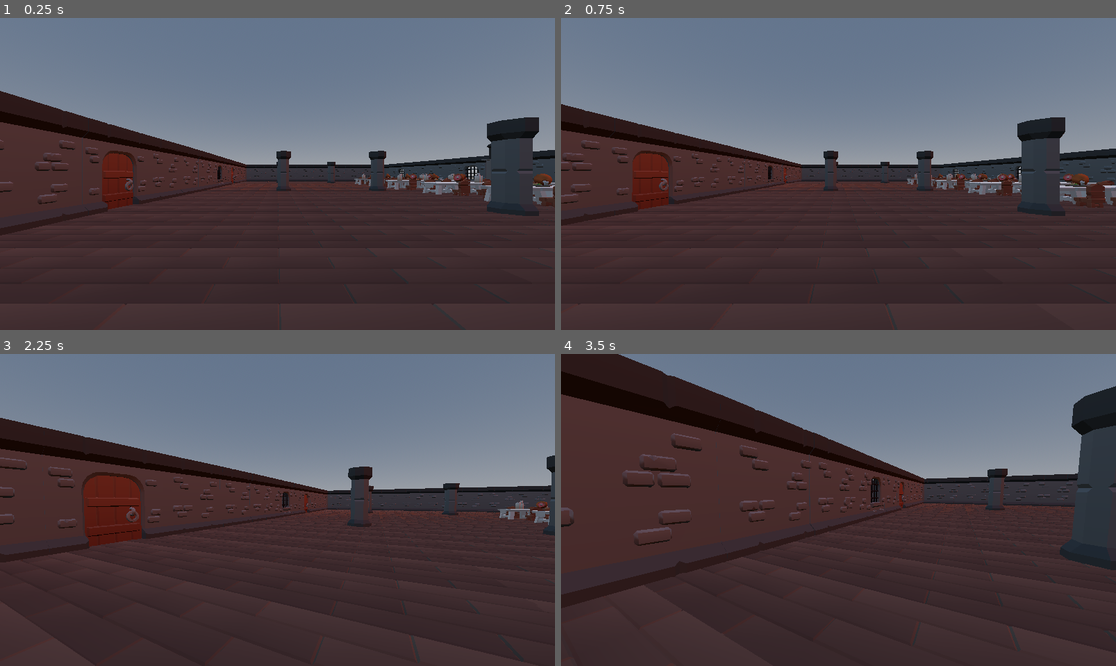
Above: before the commit, frames 1-4 (two rows, left to right).
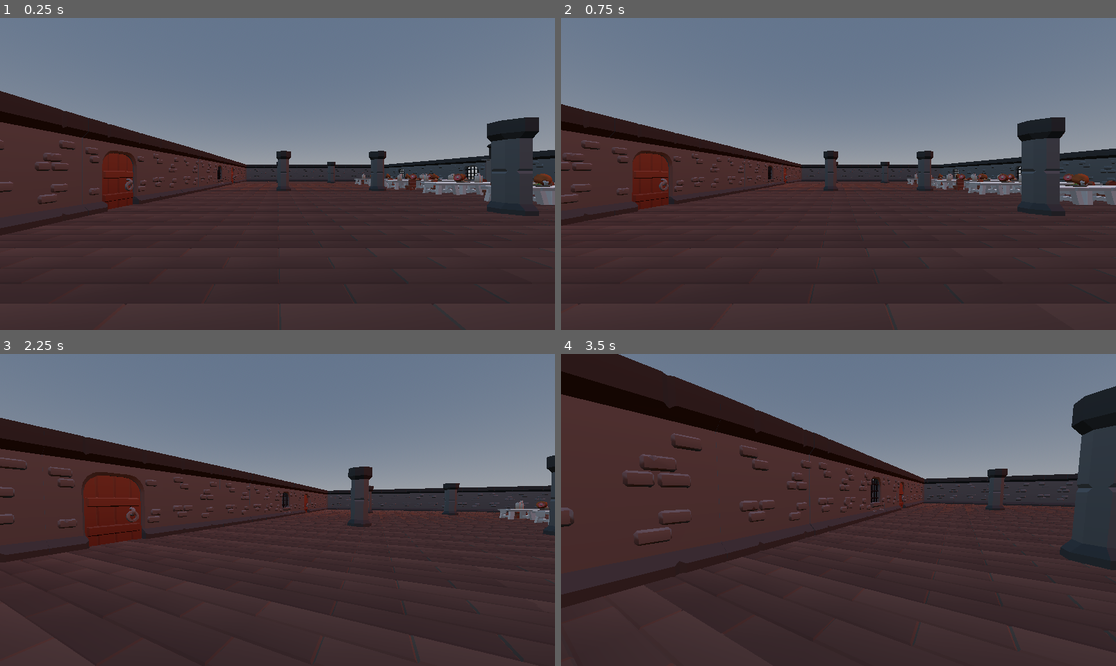
Above: after the commit, the same moments.

Repository: ComicChum/gonzales-ronnie-the-tenth-apple
Game: Godot game, scene res://Scenes/main.tscn
Same seed, same stepped clock (60 frames per second), same inputs: the game is played once before the commit and once after it.
Inputs (mouse positions are in pixels of both pictures, inside the frame that each line leads up to):
- Up to frame 1 (0.25 s): no input
- Up to frame 2 (0.75 s): tap Enter (ui_accept) at 0.5 s; move the mouse to (960, 158) at 0.52 s; hold Right (ui_right) from 0.53 s (still down); tap ` (freefly) at 0.6 s; click (960, 158) at 0.67 s
- Up to frame 3 (2.25 s): tap Enter (ui_accept) at 0.77, 1.52 s; move the mouse to (249, 510) at 1.27 s; release Right (ui_right) at 1.28 s; hold Up (ui_up) from 1.28 s (still down); tap Shift (sprint) at 1.35 s; move the mouse to (288, 503) at 2.02 s; tap ` (freefly) at 2.1 s
- Up to frame 4 (3.5 s): keep holding Up (ui_up); move the mouse to (832, 516) at 2.77 s; tap Shift (sprint) at 2.85 s; click (832, 516) at 2.92 s; tap Enter (ui_accept) at 3.02 s

The runs differ from the first frame. In frame 1, 0.3% of the frame differs, in the area x 64-100%, y 51-60%; in frame 2, 0.5%, in the area x 63-100%, y 51-61%; in frame 3, less than 0.1%; in frame 4, nothing differs.

Commit message:
GonzalesRonnie_CustomModel_01.5
Fixed chairs

Diff:
--- a/Scenes/main.tscn
+++ b/Scenes/main.tscn
@@ -13,12 +13,12 @@
 [ext_resource type="PackedScene" uid="uid://386guiahgdno" path="res://Scenes/stone_pillar.tscn" id="10_d1ilt"]
 [ext_resource type="PackedScene" uid="uid://c1t4017enajmt" path="res://Scenes/stone_floor.tscn" id="11_d1ilt"]
 [ext_resource type="PackedScene" uid="uid://ceq20ync0ouhy" path="res://Scenes/sword_monument.tscn" id="11_h1bgf"]
-[ext_resource type="PackedScene" uid="uid://dvw3gmr2iph13" path="res://Assets/dungeon_assets/props/chair.glb" id="11_k12tt"]
 [ext_resource type="PackedScene" uid="uid://boadh645pj15p" path="res://Scenes/torch.tscn" id="12_6iyac"]
 [ext_resource type="PackedScene" uid="uid://b74a3k88lq4ld" path="res://Scenes/plate_food.tscn" id="12_b3802"]
 [ext_resource type="PackedScene" uid="uid://dobvtrpdflux0" path="res://Scenes/crates_stacked.tscn" id="13_jkdf5"]
 [ext_resource type="PackedScene" uid="uid://cjd17g504dxi2" path="res://Scenes/candles.tscn" id="14_fevyy"]
 [ext_resource type="PackedScene" uid="uid://cmh5xnk70ddq5" path="res://Scenes/table_m.tscn" id="14_jkdf5"]
+[ext_resource type="PackedScene" uid="uid://c2n5d5017ud6l" path="res://Scenes/chair.tscn" id="16_hibaj"]
 
 [sub_resource type="ProceduralSkyMaterial" id="ProceduralSkyMaterial_7dm0k"]
 
@@ -858,35 +858,47 @@
 [node name="candles14" parent="1st floor/Hall of Feasts" unique_id=1765676534 instance=ExtResource("14_fevyy")]
 transform = Transform3D(0.6649176, 0, 0.74691683, 0, 1, 0, -0.74691683, 0, 0.6649176, 17.624016, 1.0077554, 11.696019)
 
-[node name="chair2" parent="1st floor/Hall of Feasts" unique_id=1745819317 instance=ExtResource("11_k12tt")]
-transform = Transform3D(0.049773697, 0, -0.9987605, 0, 1, 0, 0.9987605, 0, 0.049773697, 13.911731, 0, 1.4537826)
-
-[node name="chair3" parent="1st floor/Hall of Feasts" unique_id=416452664 instance=ExtResource("11_k12tt")]
-transform = Transform3D(0.049773697, 0, -0.9987605, 0, 1, 0, 0.9987605, 0, 0.049773697, 15.86489, 0, 1.4537826)
-
-[node name="chair4" parent="1st floor/Hall of Feasts" unique_id=1518893880 instance=ExtResource("11_k12tt")]
-transform = Transform3D(0.049773697, 0, -0.9987605, 0, 1, 0, 0.9987605, 0, 0.049773697, 17.544865, 0, 1.4537826)
-
-[node name="chair5" parent="1st floor/Hall of Feasts" unique_id=1880546391 instance=ExtResource("11_k12tt")]
-transform = Transform3D(0.049773697, 0, -0.9987605, 0, 1, 0, 0.9987605, 0, 0.049773697, 19.56009, 0, 1.4537826)
-
-[node name="chair6" parent="1st floor/Hall of Feasts" unique_id=10290521 instance=ExtResource("11_k12tt")]
-transform = Transform3D(0.049773697, 0, -0.9987605, 0, 1, 0, 0.9987605, 0, 0.049773697, 21.677519, 0, 1.4537826)
-
-[node name="chair7" parent="1st floor/Hall of Feasts" unique_id=1643976073 instance=ExtResource("11_k12tt")]
-transform = Transform3D(-0.004136473, 0, 0.9999915, 0, 1, 0, -0.9999915, 0, -0.004136473, 21.066042, 0, -1.6130471)
-
-[node name="chair8" parent="1st floor/Hall of Feasts" unique_id=1771504561 instance=ExtResource("11_k12tt")]
-transform = Transform3D(-0.004136473, 0, 0.9999915, 0, 1, 0, -0.9999915, 0, -0.004136473, 18.95934, 0, -1.6130471)
-
-[node name="chair9" parent="1st floor/Hall of Feasts" unique_id=1279854872 instance=ExtResource("11_k12tt")]
-transform = Transform3D(-0.004136473, 0, 0.9999915, 0, 1, 0, -0.9999915, 0, -0.004136473, 17.162592, 0, -1.6130471)
-
-[node name="chair10" parent="1st floor/Hall of Feasts" unique_id=1399280917 instance=ExtResource("11_k12tt")]
-transform = Transform3D(-0.004136473, 0, 0.9999915, 0, 1, 0, -0.9999915, 0, -0.004136473, 15.485167, 0, -1.6130471)
-
-[node name="chair11" parent="1st floor/Hall of Feasts" unique_id=749468887 instance=ExtResource("11_k12tt")]
-transform = Transform3D(-0.004136473, 0, 0.9999915, 0, 1, 0, -0.9999915, 0, -0.004136473, 13.93503, 0, -1.6130471)
+[node name="chair" parent="1st floor/Hall of Feasts" unique_id=1432619518 instance=ExtResource("16_hibaj")]
+transform = Transform3D(0.14100486, 0, -0.9900089, 0, 1, 0, 0.9900089, 0, 0.14100486, 13.814456, 0, 1.4744983)
+
+[node name="chair2" parent="1st floor/Hall of Feasts" unique_id=232268184 instance=ExtResource("16_hibaj")]
+transform = Transform3D(0.14100486, 0, -0.9900089, 0, 1, 0, 0.9900089, 0, 0.14100486, 21.438042, 0, 1.3269668)
+
+[node name="chair3" parent="1st floor/Hall of Feasts" unique_id=660228704 instance=ExtResource("16_hibaj")]
+transform = Transform3D(0.14100486, 0, -0.9900089, 0, 1, 0, 0.9900089, 0, 0.14100486, 21.438042, 0, 7.6927295)
+
+[node name="chair4" parent="1st floor/Hall of Feasts" unique_id=642632994 instance=ExtResource("16_hibaj")]
+transform = Transform3D(0.14100486, 0, -0.9900089, 0, 1, 0, 0.9900089, 0, 0.14100486, 15.952381, 0, 7.6927295)
+
+[node name="chair5" parent="1st floor/Hall of Feasts" unique_id=1883089818 instance=ExtResource("16_hibaj")]
+transform = Transform3D(0.14100486, 0, -0.9900089, 0, 1, 0, 0.9900089, 0, 0.14100486, 15.69635, 0, 13.442045)
+
+[node name="chair6" parent="1st floor/Hall of Feasts" unique_id=1564409230 instance=ExtResource("16_hibaj")]
+transform = Transform3D(0.14100486, 0, -0.9900089, 0, 1, 0, 0.9900089, 0, 0.14100486, 18.050114, 0, -3.6340656)
+
+[node name="chair7" parent="1st floor/Hall of Feasts" unique_id=483034965 instance=ExtResource("16_hibaj")]
+transform = Transform3D(0.14100486, 0, -0.9900089, 0, 1, 0, 0.9900089, 0, 0.14100486, 18.050114, 0, -8.27138)
+
+[node name="chair8" parent="1st floor/Hall of Feasts" unique_id=1018193782 instance=ExtResource("16_hibaj")]
+transform = Transform3D(-0.4750868, 0, 0.87993896, 0, 1, 0, -0.87993896, 0, -0.4750868, 20.561361, 0, -6.484804)
+
+[node name="chair9" parent="1st floor/Hall of Feasts" unique_id=431118567 instance=ExtResource("16_hibaj")]
+transform = Transform3D(-0.4750868, 0, 0.87993896, 0, 1, 0, -0.87993896, 0, -0.4750868, 17.266006, 0, -11.598997)
+
+[node name="chair10" parent="1st floor/Hall of Feasts" unique_id=77126244 instance=ExtResource("16_hibaj")]
+transform = Transform3D(-0.4750868, 0, 0.87993896, 0, 1, 0, -0.87993896, 0, -0.4750868, 14.665232, 0, -11.789908)
+
+[node name="chair11" parent="1st floor/Hall of Feasts" unique_id=1029437659 instance=ExtResource("16_hibaj")]
+transform = Transform3D(-0.4750868, 0, 0.87993896, 0, 1, 0, -0.87993896, 0, -0.4750868, 13.555268, 0, -1.4826088)
+
+[node name="chair12" parent="1st floor/Hall of Feasts" unique_id=727080021 instance=ExtResource("16_hibaj")]
+transform = Transform3D(-0.4750868, 0, 0.87993896, 0, 1, 0, -0.87993896, 0, -0.4750868, 18.320547, 0, -1.4826088)
+
+[node name="chair13" parent="1st floor/Hall of Feasts" unique_id=754342705 instance=ExtResource("16_hibaj")]
+transform = Transform3D(-0.4750868, 0, 0.87993896, 0, 1, 0, -0.87993896, 0, -0.4750868, 14.616491, 0, 4.1039634)
+
+[node name="chair14" parent="1st floor/Hall of Feasts" unique_id=2132323911 instance=ExtResource("16_hibaj")]
+transform = Transform3D(-0.4750868, 0, 0.87993896, 0, 1, 0, -0.87993896, 0, -0.4750868, 18.40831, 0, 9.521061)
 
 [node name="table_m" parent="1st floor/Hall of Feasts" unique_id=8686654 instance=ExtResource("14_jkdf5")]
 transform = Transform3D(0.0039095343, 0, 0.9999924, 0, 1, 0, -0.9999924, 0, 0.0039095343, 21.260563, 0, 0)
@@ -903,36 +915,6 @@
 [node name="table_m5" parent="1st floor/Hall of Feasts" unique_id=1097448458 instance=ExtResource("14_jkdf5")]
 transform = Transform3D(0.0039095343, 0, 0.9999924, 0, 1, 0, -0.9999924, 0, 0.0039095343, 13.481598, 0, 0)
 
-[node name="chair12" parent="1st floor/Hall of Feasts" unique_id=315689332 instance=ExtResource("11_k12tt")]
-transform = Transform3D(0.049773697, 0, -0.9987605, 0, 1, 0, 0.9987605, 0, 0.049773697, 13.911731, 0, 7.345263)
-
-[node name="chair13" parent="1st floor/Hall of Feasts" unique_id=1730973422 instance=ExtResource("11_k12tt")]
-transform = Transform3D(0.049773697, 0, -0.9987605, 0, 1, 0, 0.9987605, 0, 0.049773697, 15.86489, 0, 7.345263)
-
-[node name="chair14" parent="1st floor/Hall of Feasts" unique_id=682215466 instance=ExtResource("11_k12tt")]
-transform = Transform3D(0.049773697, 0, -0.9987605, 0, 1, 0, 0.9987605, 0, 0.049773697, 17.544865, 0, 7.345263)
-
-[node name="chair15" parent="1st floor/Hall of Feasts" unique_id=998917351 instance=ExtResource("11_k12tt")]
-transform = Transform3D(0.049773697, 0, -0.9987605, 0, 1, 0, 0.9987605, 0, 0.049773697, 19.56009, 0, 7.345263)
-
-[node name="chair16" parent="1st floor/Hall of Feasts" unique_id=633231525 instance=ExtResource("11_k12tt")]
-transform = Transform3D(0.049773697, 0, -0.9987605, 0, 1, 0, 0.9987605, 0, 0.049773697, 21.677519, 0, 7.345263)
-
-[node name="chair17" parent="1st floor/Hall of Feasts" unique_id=1081712213 instance=ExtResource("11_k12tt")]
-transform = Transform3D(-0.004136473, 0, 0.9999915, 0, 1, 0, -0.9999915, 0, -0.004136473, 21.066042, 0, 4.2784333)
-
-[node name="chair18" parent="1st floor/Hall of Feasts" unique_id=587106221 instance=ExtResource("11_k12tt")]
-transform = Transform3D(-0.004136473, 0, 0.9999915, 0, 1, 0, -0.9999915, 0, -0.004136473, 18.95934, 0, 4.2784333)
-
-[node name="chair19" parent="1st floor/Hall of Feasts" unique_id=1000534568 instance=ExtResource("11_k12tt")]
-transform = Transform3D(-0.004136473, 0, 0.9999915, 0, 1, 0, -0.9999915, 0, -0.004136473, 17.162592, 0, 4.2784333)
-
-[node name="chair20" parent="1st floor/Hall of Feasts" unique_id=601101249 instance=ExtResource("11_k12tt")]
-transform = Transform3D(-0.004136473, 0, 0.9999915, 0, 1, 0, -0.9999915, 0, -0.004136473, 15.485167, 0, 4.2784333)
-
-[node name="chair21" parent="1st floor/Hall of Feasts" unique_id=1322453073 instance=ExtResource("11_k12tt")]
-transform = Transform3D(-0.004136473, 0, 0.9999915, 0, 1, 0, -0.9999915, 0, -0.004136473, 13.93503, 0, 4.2784333)
-
 [node name="table_m6" parent="1st floor/Hall of Feasts" unique_id=1955039295 instance=ExtResource("14_jkdf5")]
 transform = Transform3D(0.0039095343, 0, 0.9999924, 0, 1, 0, -0.9999924, 0, 0.0039095343, 21.260563, 0, 5.8914804)
 
@@ -948,36 +930,6 @@
 [node name="table_m10" parent="1st floor/Hall of Feasts" unique_id=1180519336 instance=ExtResource("14_jkdf5")]
 transform = Transform3D(0.0039095343, 0, 0.9999924, 0, 1, 0, -0.9999924, 0, 0.0039095343, 13.481598, 0, 5.8914804)
 
-[node name="chair22" parent="1st floor/Hall of Feasts" unique_id=1206511307 instance=ExtResource("11_k12tt")]
-transform = Transform3D(0.049773697, 0, -0.9987605, 0, 1, 0, 0.9987605, 0, 0.049773697, 13.911731, 0, -3.434812)
-
-[node name="chair23" parent="1st floor/Hall of Feasts" unique_id=2038585627 instance=ExtResource("11_k12tt")]
-transform = Transform3D(0.049773697, 0, -0.9987605, 0, 1, 0, 0.9987605, 0, 0.049773697, 15.86489, 0, -3.434812)
-
-[node name="chair24" parent="1st floor/Hall of Feasts" unique_id=1205847347 instance=ExtResource("11_k12tt")]
-transform = Transform3D(0.049773697, 0, -0.9987605, 0, 1, 0, 0.9987605, 0, 0.049773697, 17.544865, 0, -3.434812)
-
-[node name="chair25" parent="1st floor/Hall of Feasts" unique_id=1075724286 instance=ExtResource("11_k12tt")]
-transform = Transform3D(0.049773697, 0, -0.9987605, 0, 1, 0, 0.9987605, 0, 0.049773697, 19.56009, 0, -3.434812)
-
-[node name="chair26" parent="1st floor/Hall of Feasts" unique_id=1079440892 instance=ExtResource("11_k12tt")]
-transform = Transform3D(0.049773697, 0, -0.9987605, 0, 1, 0, 0.9987605, 0, 0.049773697, 21.677519, 0, -3.434812)
-
-[node name="chair27" parent="1st floor/Hall of Feasts" unique_id=174569384 instance=ExtResource("11_k12tt")]
-transform = Transform3D(-0.004136473, 0, 0.9999915, 0, 1, 0, -0.9999915, 0, -0.004136473, 21.066042, 0, -6.5016418)
-
-[node name="chair28" parent="1st floor/Hall of Feasts" unique_id=304635181 instance=ExtResource("11_k12tt")]
-transform = Transform3D(-0.004136473, 0, 0.9999915, 0, 1, 0, -0.9999915, 0, -0.004136473, 18.95934, 0, -6.5016418)
-
-[node name="chair29" parent="1st floor/Hall of Feasts" unique_id=1908798217 instance=ExtResource("11_k12tt")]
-transform = Transform3D(-0.004136473, 0, 0.9999915, 0, 1, 0, -0.9999915, 0, -0.004136473, 17.162592, 0, -6.5016418)
-
-[node name="chair30" parent="1st floor/Hall of Feasts" unique_id=1042159625 instance=ExtResource("11_k12tt")]
-transform = Transform3D(-0.004136473, 0, 0.9999915, 0, 1, 0, -0.9999915, 0, -0.004136473, 15.485167, 0, -6.5016418)
-
-[node name="chair31" parent="1st floor/Hall of Feasts" unique_id=1115500121 instance=ExtResource("11_k12tt")]
-transform = Transform3D(-0.004136473, 0, 0.9999915, 0, 1, 0, -0.9999915, 0, -0.004136473, 13.93503, 0, -6.5016418)
-
 [node name="table_m11" parent="1st floor/Hall of Feasts" unique_id=647903545 instance=ExtResource("14_jkdf5")]
 transform = Transform3D(0.0039095343, 0, 0.9999924, 0, 1, 0, -0.9999924, 0, 0.0039095343, 21.260563, 0, -4.8885946)
 
@@ -993,36 +945,6 @@
 [node name="table_m15" parent="1st floor/Hall of Feasts" unique_id=2036624332 instance=ExtResource("14_jkdf5")]
 transform = Transform3D(0.0039095343, 0, 0.9999924, 0, 1, 0, -0.9999924, 0, 0.0039095343, 13.481598, 0, -4.8885946)
 
-[node name="chair32" parent="1st floor/Hall of Feasts" unique_id=1943099109 instance=ExtResource("11_k12tt")]
-transform = Transform3D(0.049773697, 0, -0.9987605, 0, 1, 0, 0.9987605, 0, 0.049773697, 13.911731, 0, -8.464798)
-
-[node name="chair33" parent="1st floor/Hall of Feasts" unique_id=1017088443 instance=ExtResource("11_k12tt")]
-transform = Transform3D(0.049773697, 0, -0.9987605, 0, 1, 0, 0.9987605, 0, 0.049773697, 15.86489, 0, -8.464798)
-
-[node name="chair34" parent="1st floor/Hall of Feasts" unique_id=1633516399 instance=ExtResource("11_k12tt")]
-transform = Transform3D(0.049773697, 0, -0.9987605, 0, 1, 0, 0.9987605, 0, 0.049773697, 17.544865, 0, -8.464798)
-
-[node name="chair35" parent="1st floor/Hall of Feasts" unique_id=1620866071 instance=ExtResource("11_k12tt")]
-transform = Transform3D(0.049773697, 0, -0.9987605, 0, 1, 0, 0.9987605, 0, 0.049773697, 19.56009, 0, -8.464798)
-
-[node name="chair36" parent="1st floor/Hall of Feasts" unique_id=1217496968 instance=ExtResource("11_k12tt")]
-transform = Transform3D(0.049773697, 0, -0.9987605, 0, 1, 0, 0.9987605, 0, 0.049773697, 21.677519, 0, -8.464798)
-
-[node name="chair37" parent="1st floor/Hall of Feasts" unique_id=838787401 instance=ExtResource("11_k12tt")]
-transform = Transform3D(-0.004136473, 0, 0.9999915, 0, 1, 0, -0.9999915, 0, -0.004136473, 21.066042, 0, -11.531628)
-
-[node name="chair38" parent="1st floor/Hall of Feasts" unique_id=1479989753 instance=ExtResource("11_k12tt")]
-transform = Transform3D(-0.004136473, 0, 0.9999915, 0, 1, 0, -0.9999915, 0, -0.004136473, 18.95934, 0, -11.531628)
-
-[node name="chair39" parent="1st floor/Hall of Feasts" unique_id=605325342 instance=ExtResource("11_k12tt")]
-transform = Transform3D(-0.004136473, 0, 0.9999915, 0, 1, 0, -0.9999915, 0, -0.004136473, 17.162592, 0, -11.531628)
-
-[node name="chair40" parent="1st floor/Hall of Feasts" unique_id=1231190005 instance=ExtResource("11_k12tt")]
-transform = Transform3D(-0.004136473, 0, 0.9999915, 0, 1, 0, -0.9999915, 0, -0.004136473, 15.485167, 0, -11.531628)
-
-[node name="chair41" parent="1st floor/Hall of Feasts" unique_id=1650798921 instance=ExtResource("11_k12tt")]
-transform = Transform3D(-0.004136473, 0, 0.9999915, 0, 1, 0, -0.9999915, 0, -0.004136473, 13.93503, 0, -11.531628)
-
 [node name="table_m16" parent="1st floor/Hall of Feasts" unique_id=1496640781 instance=ExtResource("14_jkdf5")]
 transform = Transform3D(0.0039095343, 0, 0.9999924, 0, 1, 0, -0.9999924, 0, 0.0039095343, 21.260563, 0, -9.918581)
 
@@ -1038,36 +960,6 @@
 [node name="table_m20" parent="1st floor/Hall of Feasts" unique_id=2052389641 instance=ExtResource("14_jkdf5")]
 transform = Transform3D(0.0039095343, 0, 0.9999924, 0, 1, 0, -0.9999924, 0, 0.0039095343, 13.481598, 0, -9.918581)
 
-[node name="chair42" parent="1st floor/Hall of Feasts" unique_id=483256850 instance=ExtResource("11_k12tt")]
-transform = Transform3D(0.049773697, 0, -0.9987605, 0, 1, 0, 0.9987605, 0, 0.049773697, 13.911731, 0, 12.728279)
-
-[node name="chair43" parent="1st floor/Hall of Feasts" unique_id=587983679 instance=ExtResource("11_k12tt")]
-transform = Transform3D(0.049773697, 0, -0.9987605, 0, 1, 0, 0.9987605, 0, 0.049773697, 15.86489, 0, 12.728279)
-
-[node name="chair44" parent="1st floor/Hall of Feasts" unique_id=1557642488 instance=ExtResource("11_k12tt")]
-transform = Transform3D(0.049773697, 0, -0.9987605, 0, 1, 0, 0.9987605, 0, 0.049773697, 17.544865, 0, 12.728279)
-
-[node name="chair45" parent="1st floor/Hall of Feasts" unique_id=1715261808 instance=ExtResource("11_k12tt")]
-transform = Transform3D(0.049773697, 0, -0.9987605, 0, 1, 0, 0.9987605, 0, 0.049773697, 19.56009, 0, 12.728279)
-
-[node name="chair46" parent="1st floor/Hall of Feasts" unique_id=203267453 instance=ExtResource("11_k12tt")]
-transform = Transform3D(0.049773697, 0, -0.9987605, 0, 1, 0, 0.9987605, 0, 0.049773697, 21.677519, 0, 12.728279)
-
-[node name="chair47" parent="1st floor/Hall of Feasts" unique_id=1789770661 instance=ExtResource("11_k12tt")]
-transform = Transform3D(-0.004136473, 0, 0.9999915, 0, 1, 0, -0.9999915, 0, -0.004136473, 21.066042, 0, 9.661449)
-
-[node name="chair48" parent="1st floor/Hall of Feasts" unique_id=1752084805 instance=ExtResource("11_k12tt")]
-transform = Transform3D(-0.004136473, 0, 0.9999915, 0, 1, 0, -0.9999915, 0, -0.004136473, 18.95934, 0, 9.661449)
-
-[node name="chair49" parent="1st floor/Hall of Feasts" unique_id=1471767712 instance=ExtResource("11_k12tt")]
-transform = Transform3D(-0.004136473, 0, 0.9999915, 0, 1, 0, -0.9999915, 0, -0.004136473, 17.162592, 0, 9.661449)
-
-[node name="chair50" parent="1st floor/Hall of Feasts" unique_id=1419943993 instance=ExtResource("11_k12tt")]
-transform = Transform3D(-0.004136473, 0, 0.9999915, 0, 1, 0, -0.9999915, 0, -0.004136473, 15.485167, 0, 9.661449)
-
-[node name="chair51" parent="1st floor/Hall of Feasts" unique_id=1545683312 instance=ExtResource("11_k12tt")]
-transform = Transform3D(-0.004136473, 0, 0.9999915, 0, 1, 0, -0.9999915, 0, -0.004136473, 13.93503, 0, 9.661449)
-
 [node name="table_m21" parent="1st floor/Hall of Feasts" unique_id=164507913 instance=ExtResource("14_jkdf5")]
 transform = Transform3D(0.0039095343, 0, 0.9999924, 0, 1, 0, -0.9999924, 0, 0.0039095343, 21.260563, 0, 11.274496)
 
